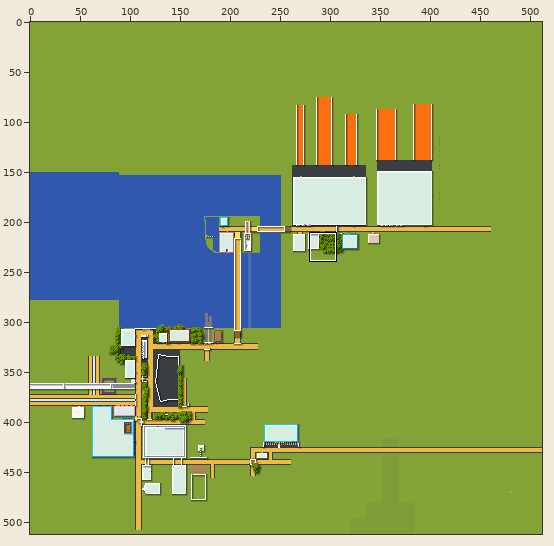
Sprite sheet, stored at tiles/-3,-2.png. The picture above shows the old version from afar; the outline marks the close-up.
Close-up. Before:
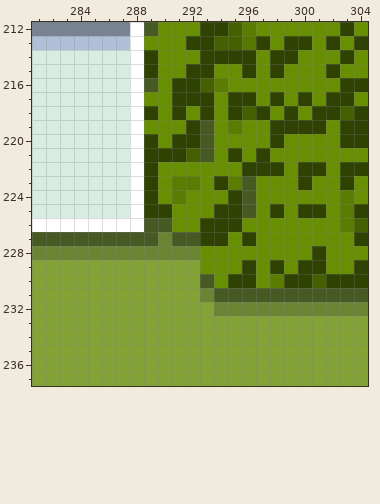
The file is 512x512 pixels. Colours within 5 levels of each other are drawn and written as one. Shown: x 281..304, y 212..237. The commit also changed other parts of the picture, which this record leaves out.
The result:
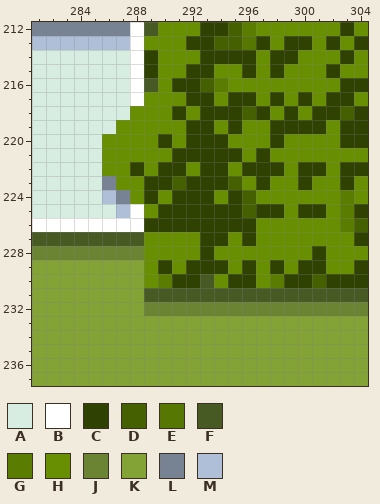
Palette (. is transparent): A #d8ede2  B #ffffff  C #2f4201  D #456001  E #567701  F #485a23  G #5a7d01  H #678f01  J #6a8433  K #83a336  L #778292  M #aebfd7
Change:
@@ x 284..299 @@
 216 AAAABFHCCDGHHHHH
-217 AAAABHHCCCHCCHCH
-218 AAAABCHCHCHCDCHC
-219 AAAABHHHCFHGHHCC
-220 AAAABCHCCFHHHHCH
-221 AAAABCCCDFHCHCHH
-222 AAAABCHHHHHHCCCH
-223 AAAABCHGGHCGFHHH
-224 AAAABCHGHHHCFHHH
-225 AAAABCCHHHCCFHCH
-226 BBBBBFFHHCCCHHHH
-227 FFFFFFJFFCCHCHHH
-228 JJJJJJJJJHHHHHHH
-229 KKKKKKKKKHHHCHCH
-230 KKKKKKKKKFHCCHGC
-231 KKKKKKKKKJFFFFFF
-232 KKKKKKKKKKJJJJJJ
+217 AAAABHHHCCHCCHCH
+218 AAAAHHHCHCCCDCHC
+219 AAAHHHHHCCHCHHCC
+220 AAHHHHCHCCCHHHCH
+221 AAHHHHHCCCCCHCHH
+222 AAHHCHCCHCCHCCCH
+223 AALHHCCDCCCDHCHH
+224 AAMLHCHCCCHCDHHH
+225 AAAMBHCCCCCCDCCH
+226 BBBBBCCCCCCCCHHH
+227 FFFFFHHHHCCHCHHH
+228 JJJJJHHHHCHHHHHH
+229 KKKKKHCHCCCHCHCH
+230 KKKKKHGCCFHCCHGC
+231 KKKKKFFFFFFFFFFF
+232 KKKKKJJJJJJJJJJJ
 233 KKKKKKKKKKKKKKKK
Where, in picture pixels (left, top, right, bottom), the same in both close-ups:
changed: (102, 92, 270, 316)
